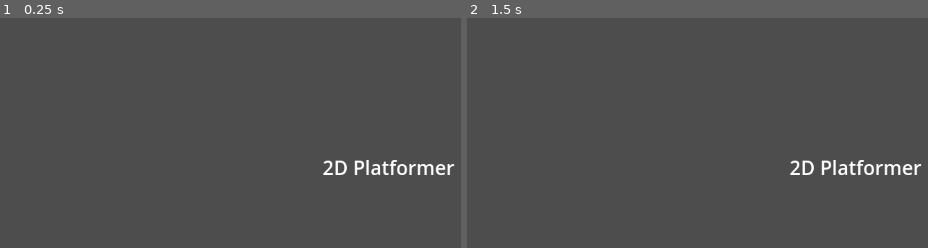
Above: before the commit, frames 1-2 (left to right).
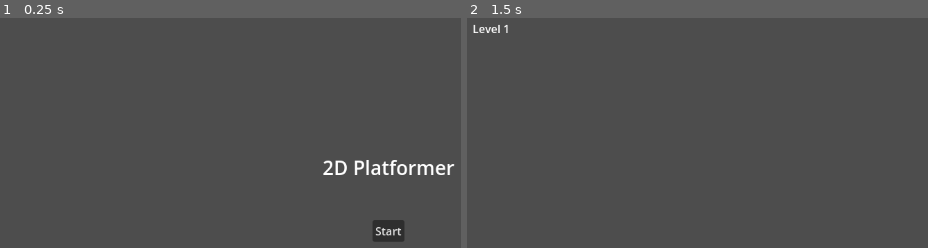
Above: after the commit, the same moments.

Repository: alisha356/Major-Project
Game: Godot game, scene res://main_menu.tscn
Two runs of this game, one before a commit and one after it. Both use one fixed random seed, a clock stepped at 60 frames per second and the inputs below. Before the commit the project has no main scene; this scene is started directly in both runs.
Inputs (mouse positions are in pixels of both pictures, inside the frame that each line leads up to):
- Up to frame 1 (0.25 s): no input
- Up to frame 2 (1.5 s): click (854, 231) at 0.5 s, where only the run after the commit has a clickable "Start"; tap Enter at 1.25 s

The runs differ from the first frame. In frame 1, 0.6% of the frame differs, in the area x 80-88%, y 87-97%; in frame 2, 1.0%, in the area x 1-99%, y 3-69%.

Commit message:
Start button
Added start button and level one scene, as well as code that makes pressing the "Start" button switch from the menu to level one.

Diff:
--- /dev/null
+++ b/level_1.tscn
@@ -0,0 +1,10 @@
+[gd_scene format=3 uid="uid://cy4t234s1vtll"]
+
+[node name="Level 1" type="Node2D"]
+
+[node name="Label" type="Label" parent="."]
+offset_left = 24.0
+offset_top = 24.0
+offset_right = 78.0
+offset_bottom = 47.0
+text = "Level 1"
--- /dev/null
+++ b/main_menu.gd
@@ -0,0 +1,15 @@
+extends Node2D
+
+
+# Called when the node enters the scene tree for the first time.
+func _ready():
+	pass # Replace with function body.
+
+
+# Called every frame. 'delta' is the elapsed time since the previous frame.
+func _process(delta: float):
+	pass
+
+
+func _on_start_button_pressed():
+	get_tree().change_scene_to_file("res://level_1.tscn")
--- a/main_menu.tscn
+++ b/main_menu.tscn
@@ -1,8 +1,11 @@
-[gd_scene format=3 uid="uid://0hlsh4jgdmx8"]
+[gd_scene load_steps=2 format=3 uid="uid://0hlsh4jgdmx8"]
+
+[ext_resource type="Script" path="res://main_menu.gd" id="1_alnx1"]
 
 [node name="Main Menu" type="Node2D"]
+script = ExtResource("1_alnx1")
 
-[node name="Label" type="Label" parent="."]
+[node name="Title" type="Label" parent="."]
 offset_top = 217.0
 offset_right = 1153.0
 offset_bottom = 256.0
@@ -10,3 +13,12 @@
 text = "2D Platformer"
 horizontal_alignment = 1
 vertical_alignment = 1
+
+[node name="Start Button" type="Button" parent="."]
+offset_left = 553.0
+offset_top = 312.0
+offset_right = 599.0
+offset_bottom = 343.0
+text = "Start"
+
+[connection signal="pressed" from="Start Button" to="." method="_on_start_button_pressed"]
--- a/project.godot
+++ b/project.godot
@@ -11,6 +11,7 @@
 [application]
 
 config/name="Major Project"
+run/main_scene="res://main_menu.tscn"
 config/features=PackedStringArray("4.2", "GL Compatibility")
 config/icon="res://icon.svg"
 
